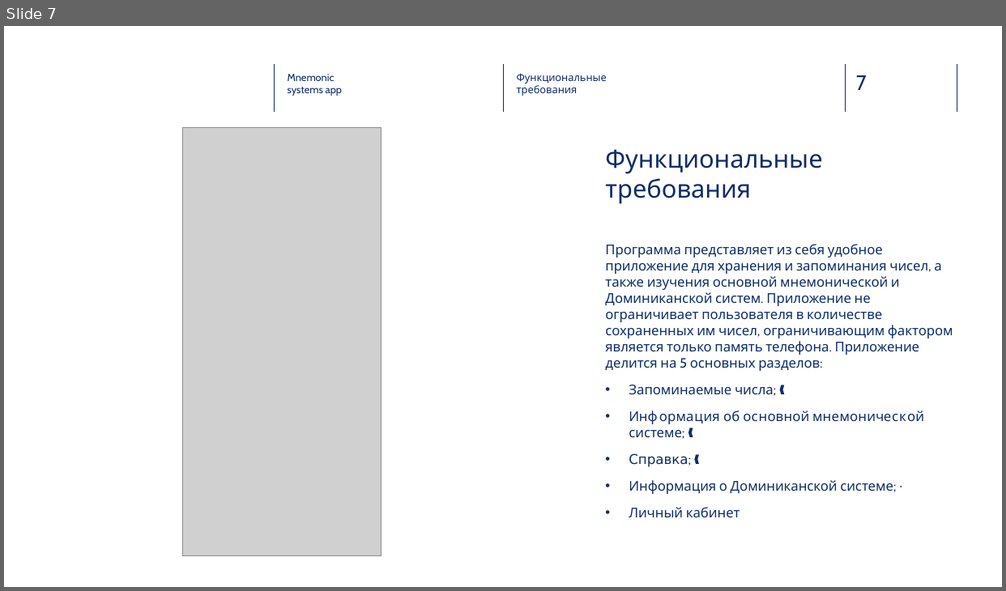
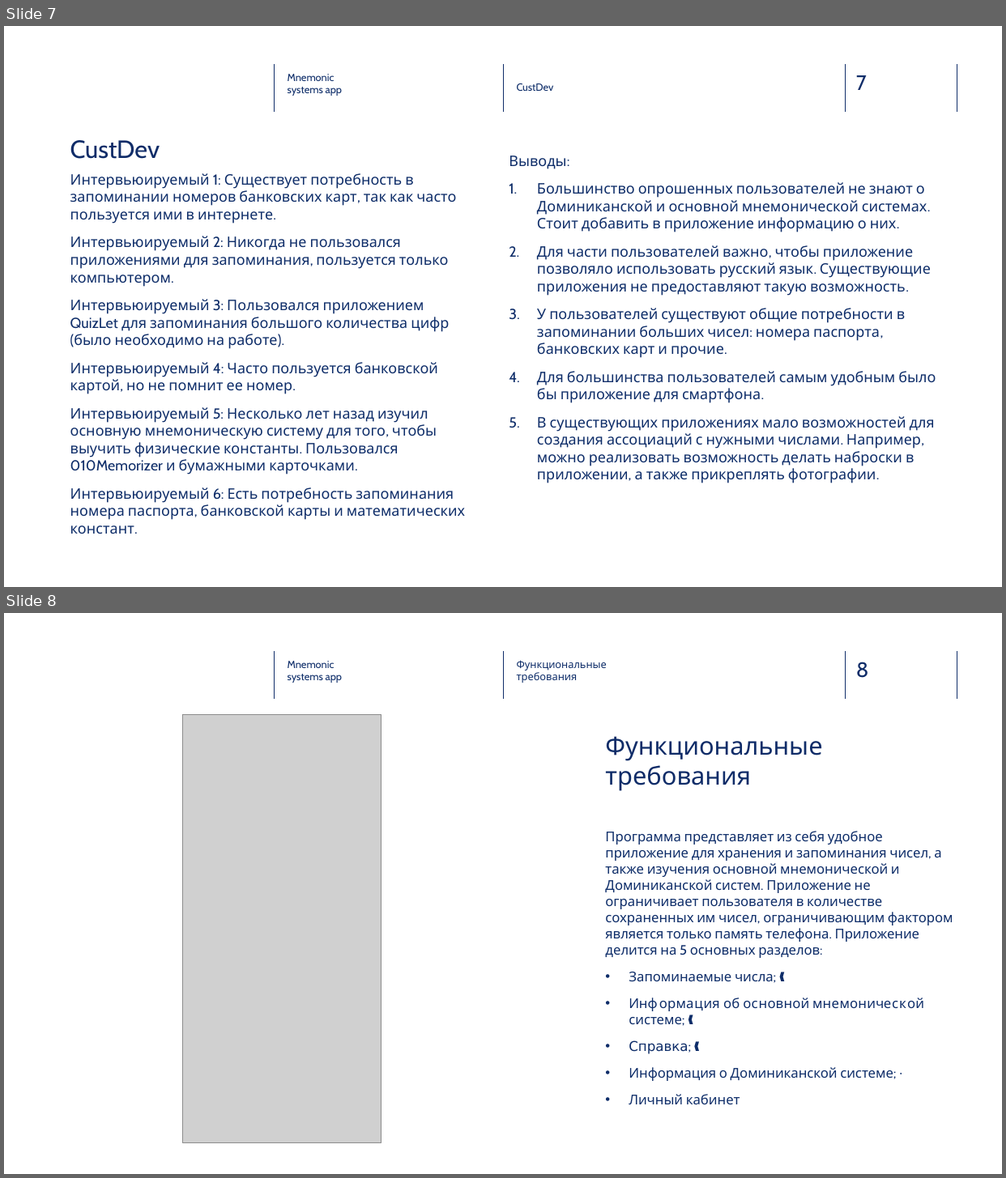
Before and after one commit to NikPeg/mnemonic_systems_app, a slide deck: Итоговые документы/presentation.pptx. Shown one above the other, each under a label of ours: slide 7 before the commit, slides 7 and 8 after it. The pictures are 1006x591 and 1006x1178 pixels, drawn with LibreOffice and Linux fonts; fonts in the diff are those of the drawing; grey boxes stand for pictures; background and template pictures are left out. Boxes give left, top, right and bottom in pixels: in the first picture for what was removed or moved away, otherwise in the second. Text is boxed around its words. In the diff, an @@ line names an element or a change of style, - is before the commit and + after.

```diff
--- a/Итоговые документы/presentation.pptx
+++ b/Итоговые документы/presentation.pptx
@@ slide 7 added at (4,26,1002,587), background picture (left out); not listed: 5 template elements that a slide beside it also shows @@
@@ text added at (288,74,342,96), 10 pt, text #0E2D69 @@
+Mnemonic
+systems app
@@ text added at (517,84,554,91), 10 pt, text #0E2D69 @@
+CustDev
@@ title added at (70,140,160,159), 24 pt, text #0F2C68 @@
+CustDev
@@ text added at (509,156,936,484), 14 pt, text #0E2D69 @@
+Выводы:
+1. Большинство опрошенных пользователей не знают о Доминиканской и основной мнемонической системах. Стоит добавить в приложение информацию о них.
+2. Для части пользователей важно, чтобы приложение позволяло использовать русский язык. Существующие приложения не предоставляют такую возможность.
+3. У пользователей существуют общие потребности в запоминании больших чисел: номера паспорта, банковских карт и прочие.
+4. Для большинства пользователей самым удобным было бы приложение для смартфона.
+5. В существующих приложениях мало возможностей для создания ассоциаций с нужными числами. Например, можно реализовать возможность делать наброски в приложении, а также прикреплять фотографии.
@@ text added at (70,173,465,534), 14 pt, text #0E2D69 @@
+Интервьюируемый 1: Существует потребность в запоминании номеров банковских карт, так как часто пользуется ими в интернете.
+Интервьюируемый 2: Никогда не пользовался приложениями для запоминания, пользуется только компьютером.
+Интервьюируемый 3: Пользовался приложением QuizLet для запоминания большого количества цифр (было необходимо на работе).
+Интервьюируемый 4: Часто пользуется банковской картой, но не помнит ее номер.
+Интервьюируемый 5: Несколько лет назад изучил основную мнемоническую систему для того, чтобы выучить физические константы. Пользовался 010Memorizer и бумажными карточками.
+Интервьюируемый 6: Есть потребность запоминания номера паспорта, банковской карты и математических констант.
@@ what was slide 7 is now slide 8 @@
@@ page number at (856,662,869,678): text changed @@
-7
+8
```
Also in this commit, not shown: 1 slide changed.
